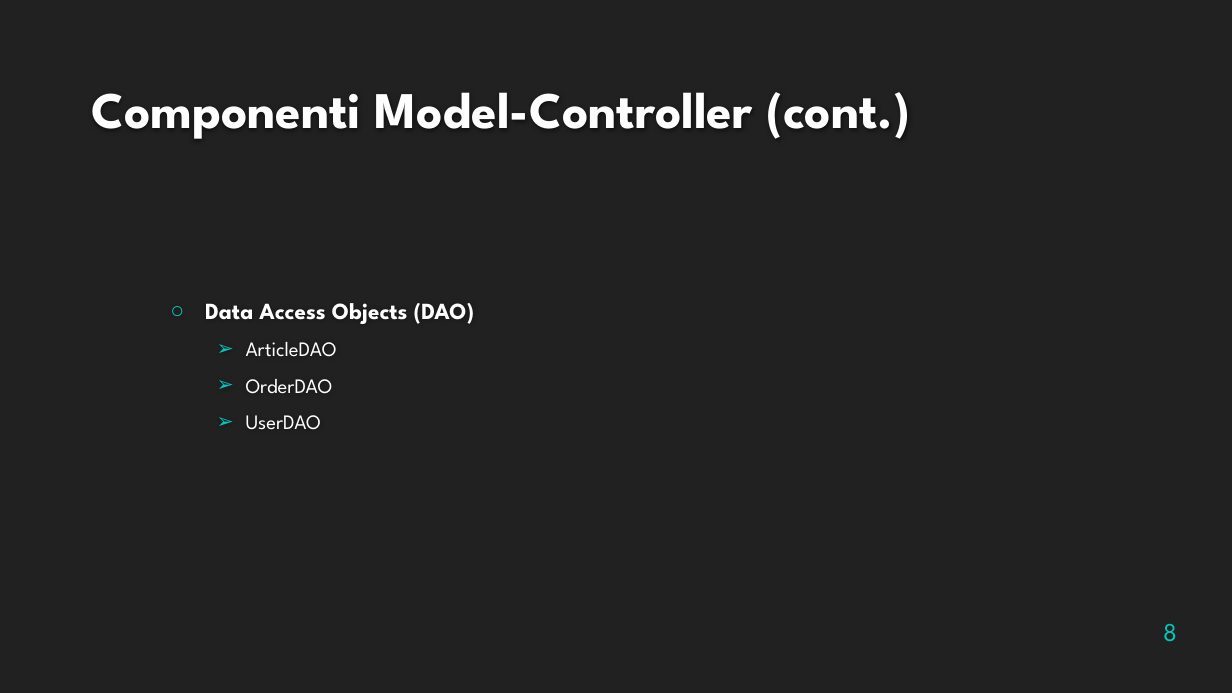
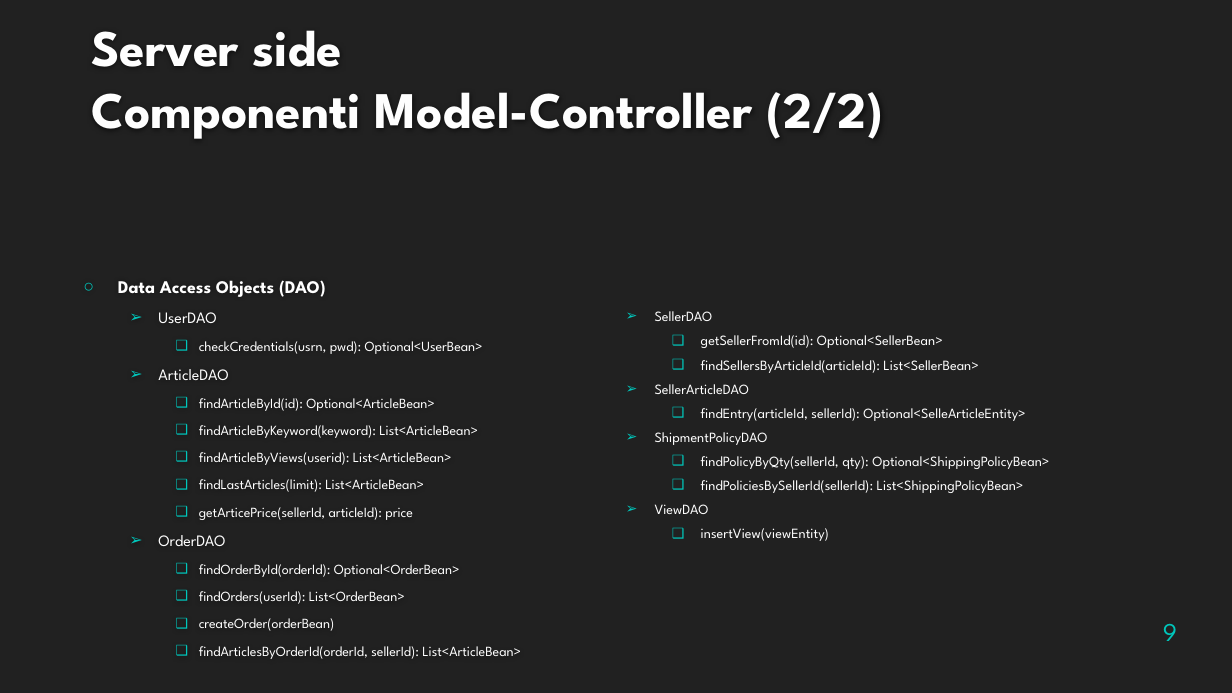
Before and after one commit to fedy97/TIW_RIA-2020-2021, a slide deck: slide 9 of doc/RIA/TIW_PRJ5_2020_2021_v1.pptx (slide 8 before the commit). Drawn at 1232x693 pixels with LibreOffice and Linux fonts; fonts in the diff are those of the drawing; background and template pictures are left out. Boxes give left, top, right and bottom in pixels: in the first picture for what was removed or moved away, otherwise in the second. Text is boxed around its words. In the diff, an @@ line names an element or a change of style, - is before the commit and + after.

```diff
--- a/doc/RIA/TIW_PRJ5_2020_2021_v1.pptx
+++ b/doc/RIA/TIW_PRJ5_2020_2021_v1.pptx
@@ title at (91, 30, 883, 139): text changed @@
-Componenti Model-Controller (cont.)
+Server side
+Componenti Model-Controller (2/2)
@@ text "Data Access Objects (DAO)": place and size @@
-text "Data Access Objects (DAO)" at (205, 303, 474, 430)
+text "Data Access Objects (DAO)" at (118, 280, 521, 659)
@@ text at (118, 280, 326, 380): size 18 to 13.9 pt in "Data Access Objects (DAO)"; size 16 to 12.4 pt in "ArticleDAO", "OrderDAO" @@
@@ text at (158, 312, 483, 354): paragraphs added @@
+  ➢ UserDAO
+    ❑ checkCredentials(usrn, pwd): Optional<UserBean>
@@ text added at (655, 335, 1049, 541), 11 pt, text #FFFFFF @@
+  ➢ SellerDAO
+    ❑ getSellerFromId(id): Optional<SellerBean>
+    ❑ findSellersByArticleId(articleId): List<SellerBean>
+  ➢ SellerArticleDAO
+    ❑ findEntry(articleId, sellerId): Optional<SelleArticleEntity>
+  ➢ ShipmentPolicyDAO
+    ❑ findPolicyByQty(sellerId, qty): Optional<ShippingPolicyBean>
+    ❑ findPoliciesBySellerId(sellerId): List<ShippingPolicyBean>
+  ➢ ViewDAO
+    ❑ insertView(viewEntity)
@@ text at (199, 398, 478, 520): paragraphs added @@
+    ❑ findArticleById(id): Optional<ArticleBean>
+    ❑ findArticleByKeyword(keyword): List<ArticleBean>
+    ❑ findArticleByViews(userid): List<ArticleBean>
+    ❑ findLastArticles(limit): List<ArticleBean>
+    ❑ getArticePrice(sellerId, articleId): price
@@ text at (199, 564, 521, 659): text changed; size 16 to 10.8 pt @@
-  ➢ UserDAO
+    ❑ findOrderById(orderId): Optional<OrderBean>
+    ❑ findOrders(userId): List<OrderBean>
+    ❑ createOrder(orderBean)
+    ❑ findArticlesByOrderId(orderId, sellerId): List<ArticleBean>
@@ page number at (1163, 624, 1177, 641): text changed @@
-8
+9
```
Also in this commit, not shown: 3 other slides changed, 13 slides added, 1 slide removed, 14 other files.
